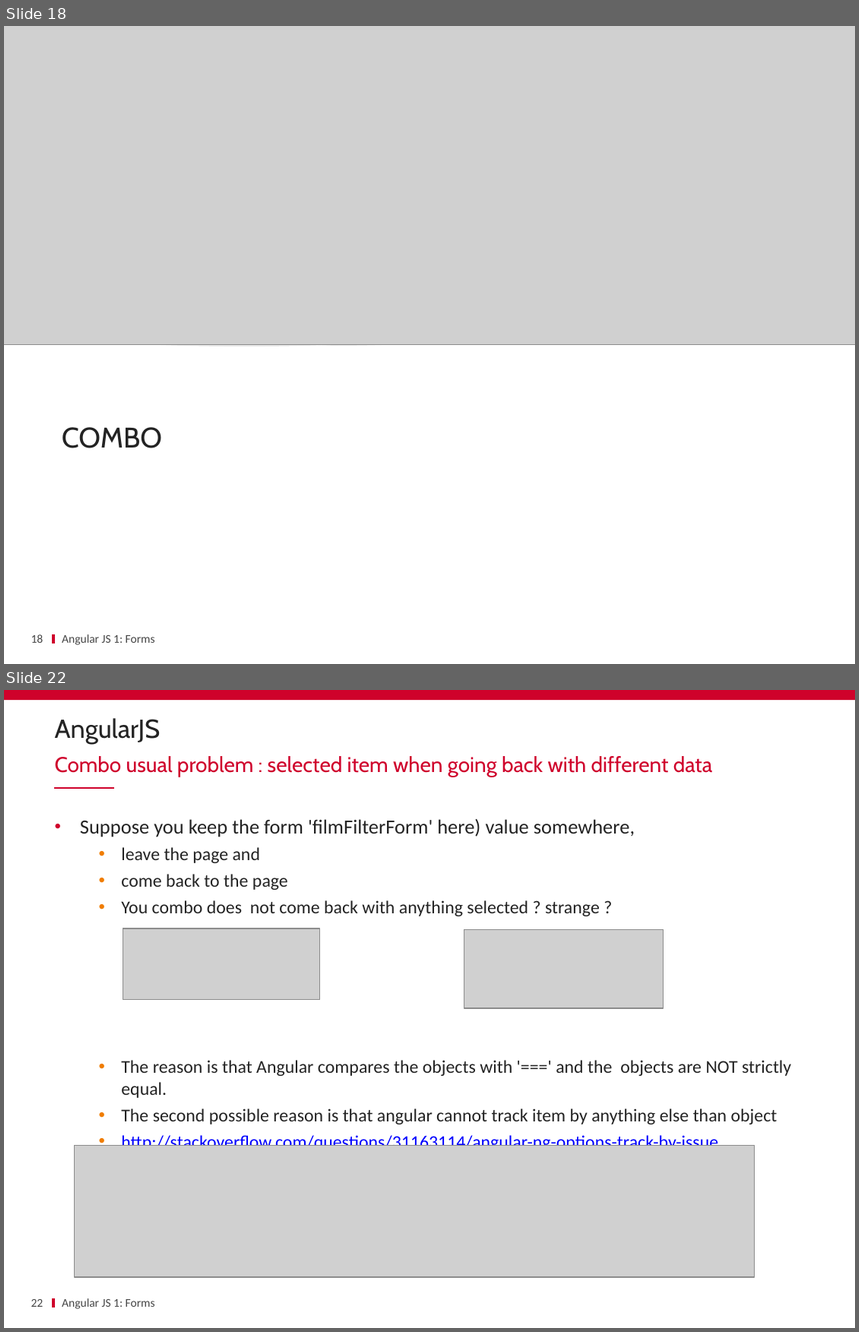
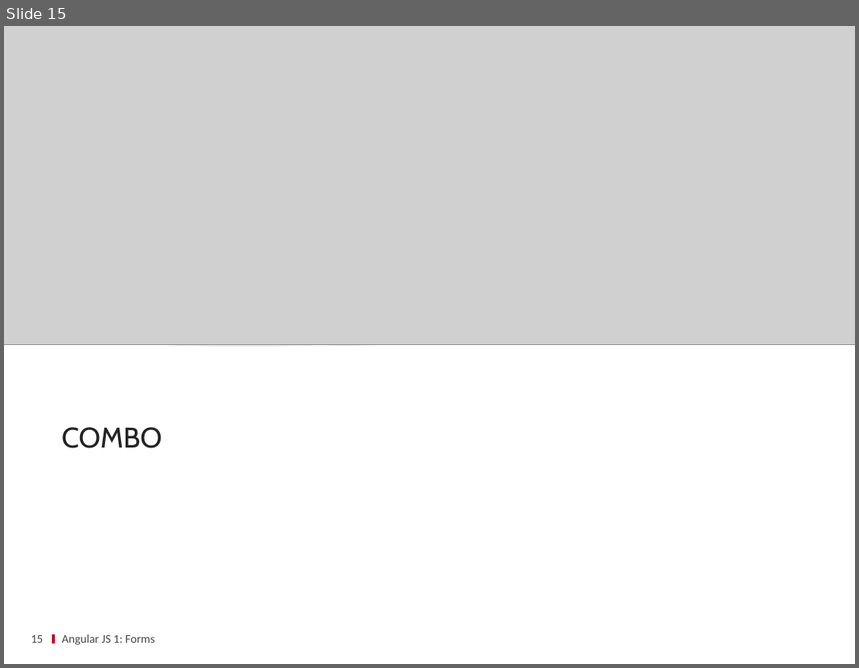
Before and after one commit to ycintre/formation-angularjs, a slide deck: 07 Forms & Validation/Forms & Validation.pptx. Shown one above the other, each under a label of ours: slides 18 and 22 before the commit, slide 15 after it; the slides between them are not shown. The pictures are 859x1332 and 859x668 pixels, drawn with LibreOffice and Linux fonts; fonts in the diff are those of the drawing; grey boxes stand for pictures; background and template pictures are left out. Boxes give left, top, right and bottom in pixels: in the first picture for what was removed or moved away, otherwise in the second. Text is boxed around its words. In the diff, an @@ line names an element or a change of style, - is before the commit and + after.

Commit message:
fix(form): improve ppt

```diff
--- a/07 Forms & Validation/Forms & Validation.pptx
+++ b/07 Forms & Validation/Forms & Validation.pptx
@@ slide 22 removed at (4,690,855,1328), background #FFFFFF; not listed: 1 template element that a slide beside it also shows @@
@@ rectangle removed at (4,690,855,700) @@
@@ title removed at (55,718,161,744) @@
-AngularJS
@@ text removed at (55,756,713,777) @@
-Combo usual problem : selected item when going back with different data
@@ line removed from (54, 788) to (113, 788) @@
@@ text removed at (80,819,791,1154) @@
-• Suppose you keep the form 'filmFilterForm' here) value somewhere,
-  • leave the page and
-  • come back to the page
-  • You combo does not come back with anything selected ? strange ?
-  • The reason is that Angular compares the objects with '===' and the objects are NOT strictly equal.
-  • The second possible reason is that angular cannot track item by anything else than object
-  • http://stackoverflow.com/questions/31163114/angular-ng-options-track-by-issue
@@ picture removed at (123,929,320,999) @@
@@ picture removed at (465,929,664,1008) @@
@@ picture removed at (75,1145,755,1277) @@
@@ page number removed at (31,1300,44,1307) @@
-22
@@ text removed at (62,1299,155,1309) @@
-Angular JS 1: Forms
@@ what was slide 18 is now slide 15 @@
@@ page number at (31,636,44,643): text changed @@
-18
+15
```
Also in this commit, not shown: 4 slides changed, 7 other slides removed.
